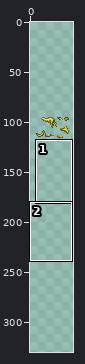
Two states of a sprite sheet, Resources/Textures/Forms/HallowedGryphon_Glow.png. Above, an overview of the earlier version with the close-up marked.
Close-up. The starting point:
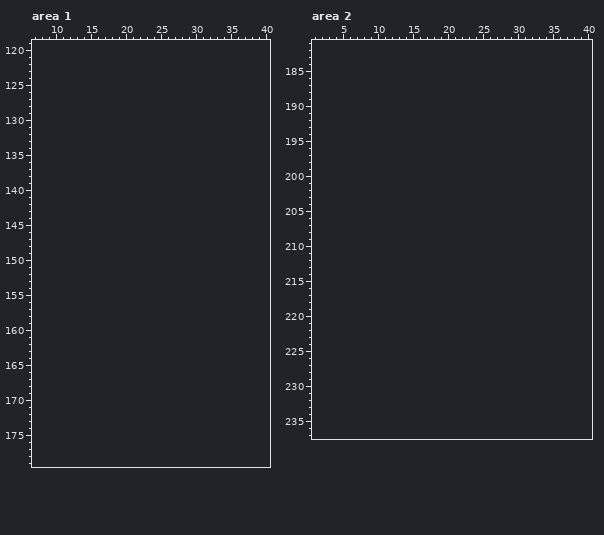
The file is 70x46 pixels, drawn in blocks of 2x2; one block is one cell here. Shown: area 1: x 7..40, y 119..179; area 2: x 1..40, y 181..237. The old version is drawn lined up with the new one, on the new canvas. The commit also changed other parts of the picture, which this record leaves out.
After the commit:
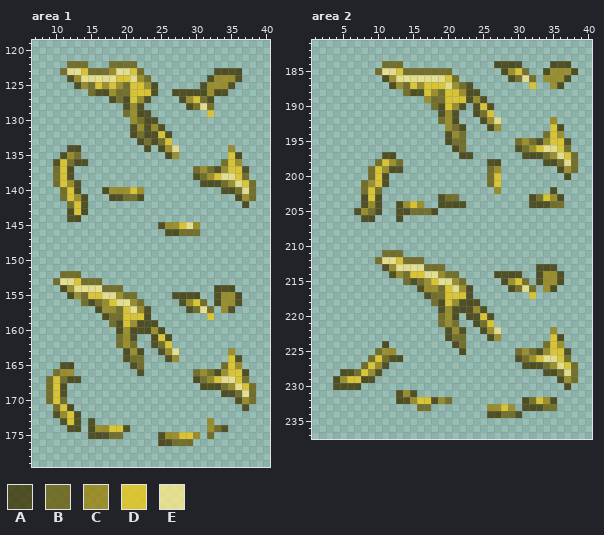
Palette (. is transparent): A #3e3300c8  B #6b5b08c8  C #9b830bc8  D #ecc813c8  E #fae888c8
Difference:
canvas 35x23 -> 43x330, the old top-left corner now at 6,95
Changed rows in their new state; - is an unchanged pixel.
Area 1:
first column x 10:
122 --BBB---BBBB-----------------
123 -BEEDBBBCEEDB----------AAAA--
124 --ACEEEEEDDECB--------ACCCA--
125 ---ACBDCDCBDDCA------ACCCA---
126 -----BAACBBDDDA--AAAAACAA----
127 --------ABADCA----ACDBA------
128 ----------ACA------ABEB------
129 ----------BCAA--------D------
130 -----------CBAA--------------
131 -----------ACACA-------------
132 -----------ABAADA------------
133 ------------ABABD------------
134 --AA---------A-ACE-------C---
135 -ACB------------AC-------DA--
136 ADBAA-------------------BDC--
137 BDA-----------------BCBACDDA-
138 BDA-----------------ABCDEEDB-
139 BDCA-----------------AAABCEDB
140 -BDA---ACCCDC-----------AABEB
141 -BDCA---AABBA-------------ACB
142 --BDA----------------------A-
143 --ADA------------------------
144 --AA-------------------------
145 ---------------ACCDEC--------
146 ----------------AABBB--------
first column x 9:
152 --BBB-------------------------
153 -BEEDBBB----------------------
154 --ACEEEEBBB-------------AAA---
155 ---ACBDDEECBB-----AAAA--ACCA--
156 -----BABCDEECB-----ACDB-ACCA--
157 -------ACCBDECA-----ABEB-CA---
158 --------ABBDDDA--------D------
159 ---------BADCAAA--------------
160 ----------ACAAACA-------------
161 ----------BCA--ADA------------
162 ----------BCB--ABD------------
163 -----------ACA--ACE-------C---
164 -----------ABB---AC-------DA--
165 --AA--------AB-----------BDC--
166 -BCC---------A-------BCBACDDA-
167 BDBAA----------------ABCDEEDB-
168 BDA-------------------AAABCEDB
169 BDA----------------------AABEB
170 BDB------------------------ACB
171 -BDA------------------------A-
172 -ACDA-------------------------
173 --ADA-A----------------C------
174 ---AA-ACCDDA-----------CBA----
175 ------AAABB-----ACCDDC-B------
176 ----------------AABBB---------
Area 2:
first column x 7:
184 ----BBB-------------AAAA----AAA-
185 ---BEEDBBBBBBB-------ACDB--ACCCA
186 ----ACEEEEEEEDB-------ABEB-CCCA-
187 -----ACBDCDDDECBA--------D--CA--
188 -------BAADCBDDCAA--------------
189 ----------CBBDDDACA-------------
190 -----------BADCA-ADA------------
191 ------------ACA--ABD------------
192 ------------BCA---ACE-------C---
193 -------------CBA---AC-------DA--
194 -------------ACB-----------BDC--
195 -------------ABB-------BCBACDDA-
196 --------------AB-------ABCDEEDB-
197 ----AA---------AA-------AAABCEDB
198 ---BDCB------------AA------AABEB
199 --BDCAA------------BC--------ACB
200 --BDA--------------BD---------A-
201 -BCDA--------------BD-----------
202 -BDB----------------C-------A---
203 -ADA--------ABB----------ABDCA--
204 -ACA--ACDC--AAAA---------AAABB--
205 ACBA--AABBBA--------------------
206 -AA---A-------------------------
first column x 4:
211 -------BBB-------------------------
212 ------BEEDBBB----------------------
213 -------ACEEEEBBB-------------AAA---
214 --------ACBDDEECBB-----AAAA--ACCA--
215 ----------BABCDEECB-----ACDB-ACCA--
216 ------------ACCBDECA-----ABEB-CA---
217 -------------ABBDDDA--------D------
218 --------------BADCAAA--------------
219 ---------------ACAAACA-------------
220 ---------------BCA-AADA------------
221 ---------------BCB--ABD------------
222 ----------------ACA--ACE-------C---
223 ----------------ABB---AC-------DA--
224 -------A---------AB-----------BDC--
225 ------BCC---------A-------BCBACDDA-
226 -----BDBAA----------------ABCDEEDB-
227 ----BDCA-------------------AAABCEDB
228 -AABDCA-----------------------AABEB
229 ACDDAA--------------------------ACB
230 AAAA-----------------------------A-
231 ---------ACA-----------------------
232 ---------AACDDACB----------ABDCA---
233 ------------BB--------CCDC-AAABB---
234 ----------------------AABBA--------
Pixel boxes of the changes (left, top, right, bottom) in both close-ups:
added: (53, 61, 256, 236)
added: (46, 271, 256, 446)
added: (354, 61, 578, 222)
added: (333, 250, 578, 418)
